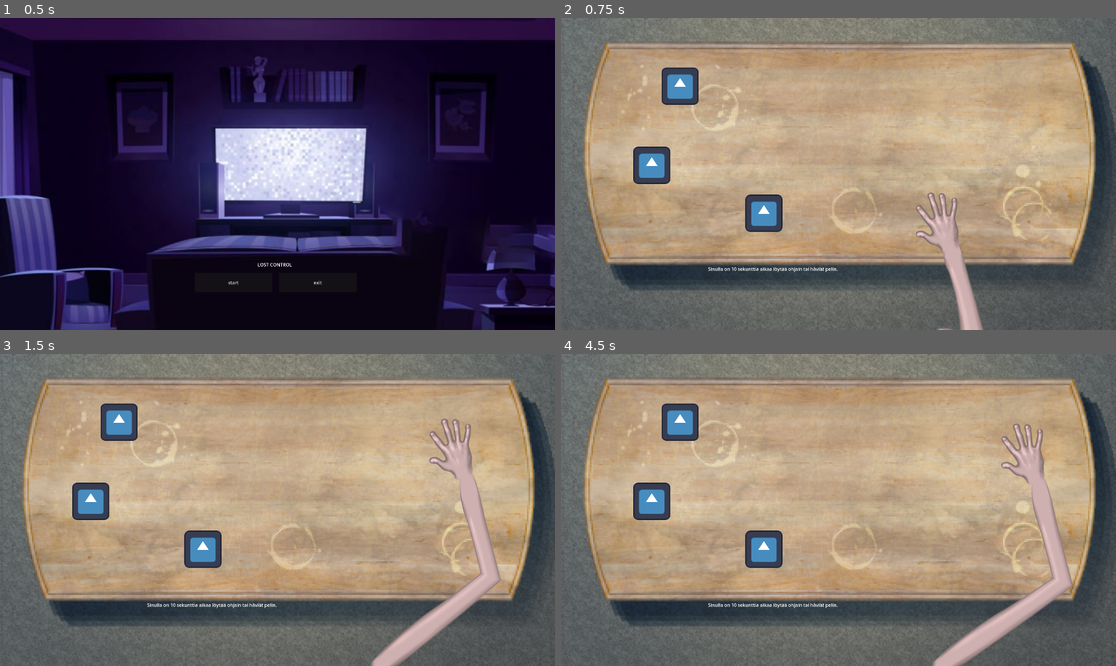
Above: before the commit, frames 1-4 (two rows, left to right).
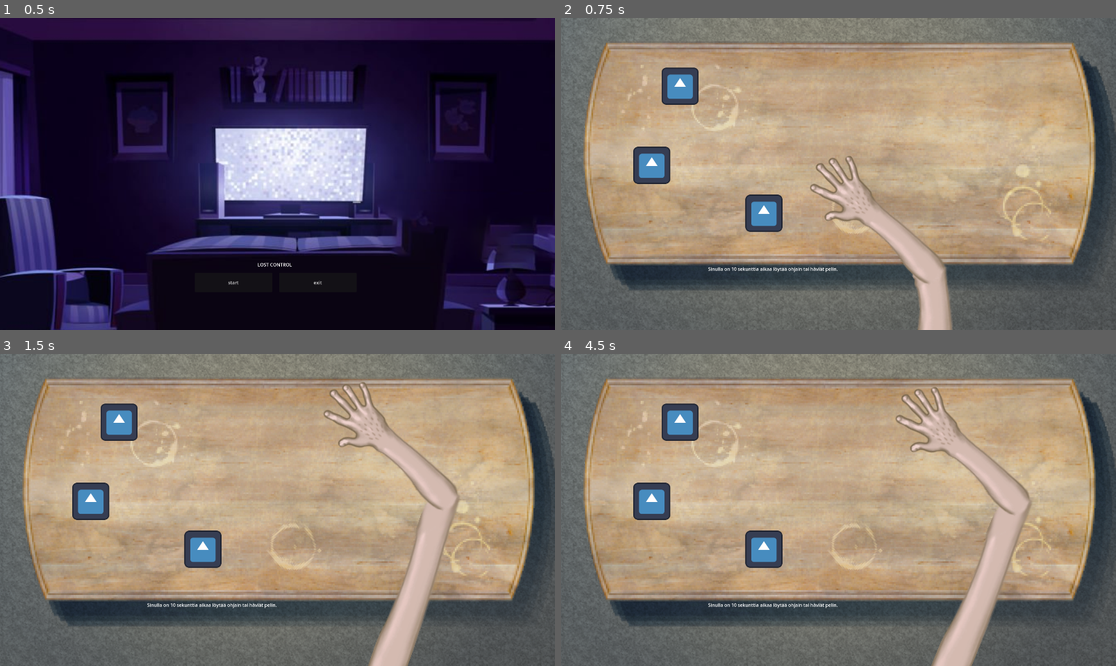
Above: after the commit, the same moments.

Repository: Hesuvius/LOST_CONTROL
Game: Godot game, scene res://menu/menu.tscn
Two runs of this game, one before a commit and one after it. Both use one fixed random seed, a clock stepped at 60 frames per second and the inputs below. The engine's default icon, where the game draws it, is replaced by a stand-in: a white triangle on a blue panel in a dark square.
Inputs (mouse positions are in pixels of both pictures, inside the frame that each line leads up to):
- Up to frame 1 (0.5 s): no input
- Up to frame 2 (0.75 s): click "start" at 0.5 s
- Up to frame 3 (1.5 s): tap Enter at 1.25 s; move the mouse to (305, 510) at 1.27 s; click (305, 510) at 1.42 s
- Up to frame 4 (4.5 s): tap Space at 2, 3.5 s; move the mouse to (810, 510) at 2.02 s; click (810, 510) at 2.17 s; tap Enter at 2.75, 4.25 s; move the mouse to (849, 503) at 2.77 s; click (849, 503) at 2.92 s; move the mouse to (832, 516) at 3.52 s; click (832, 516) at 3.67 s; move the mouse to (877, 513) at 4.27 s; click (877, 513) at 4.42 s

Frame 1 is identical in both runs. In frame 2, 5.0% of the frame differs, in the area x 44-77%, y 44-100%; in frame 3, 7.2%; in frame 4, 7.2%, in the area x 60-93%, y 10-100%.

Commit message:
käsi kehittyy

Diff:
--- a/Lost Control/main.tscn
+++ b/Lost Control/main.tscn
@@ -2,10 +2,10 @@
 
 [ext_resource type="Script" path="res://drag-and-drop.gd" id="1_cqr2q"]
 [ext_resource type="Texture2D" uid="uid://de05233hfjaay" path="res://graphics/icon.svg" id="2_wffpi"]
-[ext_resource type="Texture2D" uid="uid://dorstl5hmkul6" path="res://graphics/hand_colored.png" id="3_bnre2"]
 [ext_resource type="Texture2D" uid="uid://csphecbx8q5yu" path="res://graphics/scene.png" id="3_r6fis"]
 [ext_resource type="Script" path="res://hand.gd" id="4_r86g5"]
 [ext_resource type="Texture2D" uid="uid://bq71g4yymlmot" path="res://graphics/arm_colored.png" id="4_xob2e"]
+[ext_resource type="Texture2D" uid="uid://cosa2bue8fm4t" path="res://graphics/whole_arm.png" id="6_ufxyi"]
 [ext_resource type="AudioStream" uid="uid://bpalnqom5i0cn" path="res://sound and music/lost_remote_02.mp3" id="7_r6tol"]
 [ext_resource type="Script" path="res://Ajastin.gd" id="8_exfkf"]
 
@@ -75,25 +75,27 @@
 
 [node name="Player" type="CharacterBody2D" parent="."]
 z_index = 100
-position = Vector2(1314, 707)
+position = Vector2(992, 615)
 script = ExtResource("4_r86g5")
 
+[node name="CollisionShape2D" type="CollisionShape2D" parent="Player"]
+position = Vector2(-6.10352e-05, 0)
+scale = Vector2(1, 1)
+shape = SubResource("CircleShape2D_socay")
+metadata/_edit_lock_ = true
+
 [node name="Arm" type="Line2D" parent="Player"]
-position = Vector2(-1314, -707)
-points = PackedVector2Array(1292, 1096, 1437, 1151, 1351, 767)
-width = 80.0
+points = PackedVector2Array(299, 608, 295, 265, 258, 221)
+width = 130.0
 texture = ExtResource("4_xob2e")
 texture_mode = 2
+metadata/_edit_lock_ = true
 
 [node name="Hand" type="Sprite2D" parent="Player"]
-position = Vector2(-7.7, 4.75)
-rotation = -0.31765
-scale = Vector2(2, 2)
-texture = ExtResource("3_bnre2")
-metadata/_edit_lock_ = true
-
-[node name="CollisionShape2D" type="CollisionShape2D" parent="Player"]
-shape = SubResource("CircleShape2D_socay")
+position = Vector2(98, 104)
+rotation = -0.785398
+scale = Vector2(2.5, 2.5)
+texture = ExtResource("6_ufxyi")
 metadata/_edit_lock_ = true
 
 [node name="Background music" type="AudioStreamPlayer" parent="."]
Binary file changed: Lost Control/graphics/arm_colored.png
Binary file removed: Lost Control/graphics/hand_colored.png
Not shown, removed: Lost Control/graphics/hand_colored.png.import
